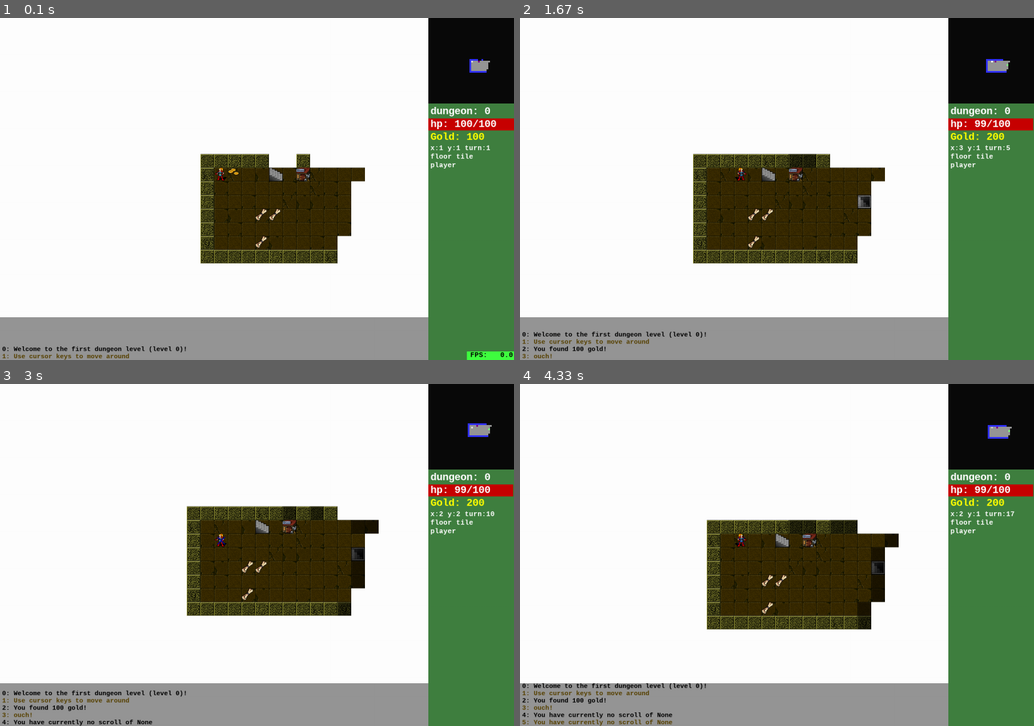
Above: before the commit, frames 1-4 (two rows, left to right).
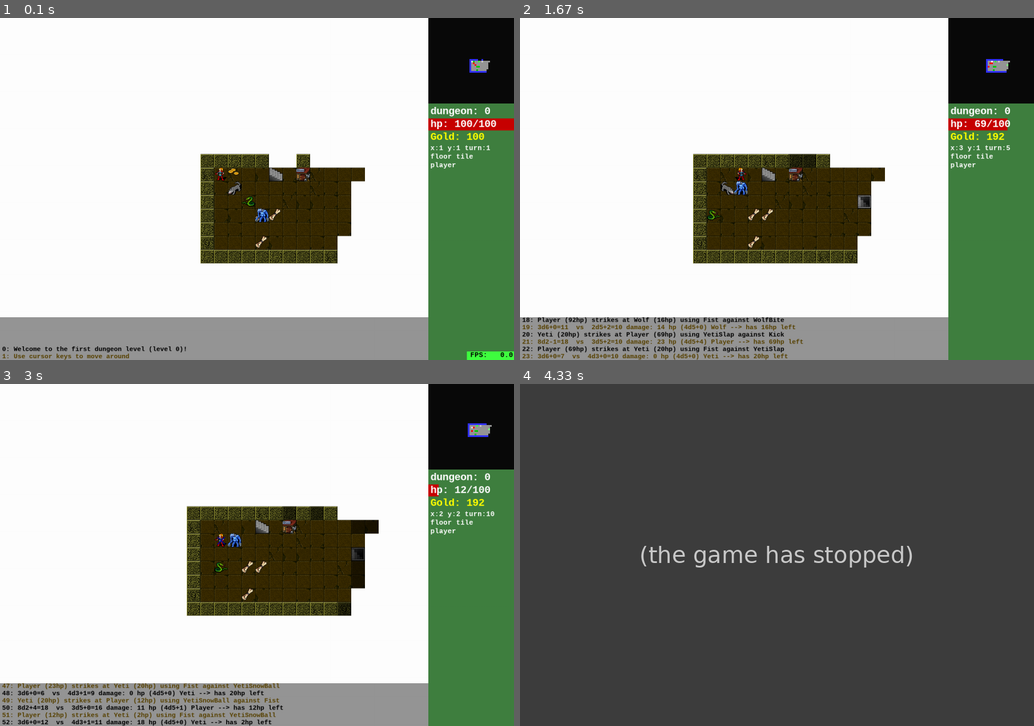
Above: after the commit, the same moments.

Repository: spheppner/roguebasin_python3
Game: pygame game, started from base_pygame_13.py
Two runs of this game, one before a commit and one after it. Both use one fixed random seed, a clock stepped at 60 frames per second and the inputs below.
Inputs:
- Up to frame 1 (0.1 s): no input
- Up to frame 2 (1.67 s): hold Right 0.33-0.8 s; tap 6 at 0.83 s; hold Up 1.17-1.47 s; hold W 1.17-1.47 s; tap Space at 1.23 s; tap 1 at 1.32 s
- Up to frame 3 (3 s): hold Left 2-2.53 s; hold A 2-2.53 s; tap Space at 2.07, 2.37, 2.63, 2.97 s; tap Right Ctrl at 2.15 s; hold Down 2.57-2.87 s; hold S 2.57-2.87 s; tap 1 at 2.72 s; hold Left from 2.9 s (still down); hold A from 2.9 s (still down)
- Up to frame 4 (4.33 s): tap Space at 3.27, 3.4, 3.8, 4.1 s; release Left at 3.3 s; release A at 3.3 s; hold Up 3.33-3.7 s; hold W 3.33-3.7 s; tap Right Ctrl at 3.48 s; hold Right from 3.73 s (still down); hold D from 3.73 s (still down); tap 1 at 3.88 s

The runs differ from the first frame. In frame 1, 0.2% of the frame differs, in the area x 44-94%, y 12-60%; in frame 2, 2.5%; in frame 3, 2.8%; in frame 4, 100%, in the area x 0-100%, y 0-100%.
After the commit the program exited at 3.75 s; later frames show no game.

Commit message:
better radarblips, monstersniffrange, itemsniffrange

Diff:
--- a/base_pygame_13.py
+++ b/base_pygame_13.py
@@ -427,11 +427,18 @@
 
 
 
-
-class Scroll(Object):
+class Item(Object):
+    """an item that you can pick up"""
+
+    def _overwrite(self):
+        self.color = (255,165,0) # orange
+        self.weight = 0
+
+class Scroll(Item):
     """a scroll with a spell on it"""
 
     def _overwrite(self):
+        super()._overwrite()
         self.color = (200, 200, 0)
         self.char = "i"
         self.hint = "consumable magic scroll "
@@ -441,10 +448,11 @@
                                     "fireball", "fireball", "fireball"))
         # disarm onfuse hurt bleed combat bless defense bless bull strenght dragon strenght superman
 
-class Gold(Object):
+class Gold(Item):
     """a heap of gold"""
 
     def _overwrite(self):
+        super()._overwrite()
         self.color = (200,200,0)
         self.char="*"
         self.value = random.randint(1,100)
@@ -523,6 +531,7 @@
 class Wolf(Monster):
 
     def _overwrite(self):
+        super()._overwrite()
         self.char = "W"
         self.aggro = 5
         self.hitpoints = 30
@@ -534,9 +543,11 @@
         self.image_name = "direwolf"
 
 
+
 class Snake(Monster):
 
     def _overwrite(self):
+        super()._overwrite()
         self.char = "S"
         self.aggro = 2
         self.hitpoints = 20
@@ -550,6 +561,7 @@
 class Yeti(Monster):
 
     def _overwrite(self):
+        super()._overwrite()
         self.char = "Y"
         self.aggro = 4
         self.hitpoints = 20
@@ -563,6 +575,7 @@
 class Dragon(Monster):
 
     def _overwrite(self):
+        super()._overwrite()
         self.char = "D"
         self.aggro = 6
         self.hitpoints = 50
@@ -588,7 +601,10 @@
         self.gold = 100
         self.scrolls = {}
         self.scroll_list = []
+        self.victims = {}
         self.image_name = "arch-mage"
+        self.sniffrange_monster = 4
+        self.sniffrange_items = 6
 
     def calculate_scroll_list(self):
         """returns a list of (key, spell name, number of scrolls) tuples"""
@@ -635,10 +651,10 @@
         Game.cursor_x = self.player.x
         Game.cursor_y = self.player.y
         # Monster(2,2,0)
-        #Wolf(2, 2, 0)
-        #Snake(3, 3, 0)
-        #Yeti(4, 4, 0)
-        #Dragon(25, 5, 0)
+        Wolf(2, 2, 0)
+        Snake(3, 3, 0)
+        Yeti(4, 4, 0)
+        Dragon(30, 5, 0)
         Shop(7,1,0)
         Gold(2,1,0)
         for _ in range(15):
@@ -660,9 +676,11 @@
 
     def new_turn(self):
         self.turn += 1
-        for o in Game.objects.values():
-            if o.z == self.player.z and o != self.player and o.hitpoints > 0 and isinstance(o, Monster):
-                self.move_monster(o)
+        #for o in Game.objects.values():
+        #    if o.z == self.player.z and o != self.player and o.hitpoints > 0 and isinstance(o, Monster):
+        #problem: move_monster can lead to a fight, monster may die and removed from Game.objects, while iterating over Game.objects
+        for m in [o for o in Game.objects.values() if o.z == self.player.z and o != self.player and o.hitpoints > 0 and isinstance(o, Monster)]:
+            self.move_monster(m)
 
     def player_has_new_position(self):
         """called after postion change of player,
@@ -752,9 +770,24 @@
 
 
     def fight(self, a, b):
-        self.strike(a, b)
+        self.strike(a, b)   # first strike
         if b.hitpoints > 0:
-            self.strike(b, a)
+            self.strike(b, a)  # counterstrike
+        # remove dead monsters from game
+        for monster in (a, b):  # a monster is a Game.object.value, the key is it's number
+            if monster != self.player and monster.hitpoints <= 0:
+                name = monster.__class__.__name__
+                if name not in self.player.victims:
+                    self.player.victims[name] = 1
+                else:
+                    self.player.victims[name] += 1
+                del Game.objects[monster.number]
+
+
+
+
+
+
         # big images
         #if a == self.player:
         #    Game.friend_image = "arch-mage-attack"
@@ -870,6 +903,12 @@
                 if char == "*":
                     row.append(Tile("."))
                     Gold(x,y,z, char)
+                if char == "M":
+                    row.append(Tile("."))
+                    if random.random() < 0.5:
+                        Wolf(x,y,z)
+                    else:
+                        Snake(x,y,z)
             level.append(row)
         try:
             Game.dungeon[z] = level
@@ -1280,17 +1319,15 @@
 
     def create_tiles(self):
         """load tilemap images and create tiles for blitting"""
-
-        player_img = pygame.image.load(
-            os.path.join("data", "player.png"))  # spritesheed, mostly 32x32, figures looking to the left
-        player_img.convert_alpha()
-        self.walls_img = pygame.image.load(os.path.join("data", "wall.png"))  # spritesheet 32x32 pixel
-        self.floors_img = pygame.image.load(os.path.join("data", "floor.png"))  # spritesheet 32x32 pixel
+        # those are sprite-sheets, taken from dungeon crawl
+        player_img = pygame.image.load(os.path.join("data", "player.png")).convert_alpha()  # spritesheed, mostly 32x32, figures looking to the left
+        self.walls_img = pygame.image.load(os.path.join("data", "wall.png")).convert_alpha()  # spritesheet 32x32 pixel
+        self.floors_img = pygame.image.load(os.path.join("data", "floor.png")).convert_alpha()  # spritesheet 32x32 pixel
         self.walls_dark_img = self.walls_img.copy()
         self.floors_dark_img = self.floors_img.copy()
-        feats_img = pygame.image.load(os.path.join("data", "feat.png"))
+        feats_img = pygame.image.load(os.path.join("data", "feat.png")).convert_alpha()
         feats_dark_img = feats_img.copy()
-        main_img = pygame.image.load(os.path.join("data", "main.png"))
+        main_img = pygame.image.load(os.path.join("data", "main.png")).convert_alpha()
         main_dark_img = main_img.copy()
         # blit a darker picture over the original to darken
         darken_percent = .50
@@ -1299,6 +1336,7 @@
             dark = pygame.surface.Surface(original.get_size()).convert_alpha()
             dark.fill((0, 0, 0, darken_percent * 255))
             copy.blit(dark, (0, 0))  # blit dark surface over original
+            copy.convert_alpha()
 
         # ---- tiles for Monsters are tuples. first item looks to the left, second item looks to the right
         # self.wolf_tile = make_text("W", font_color=(100, 100, 100), grid_size=self.grid_size)[0]
@@ -1506,11 +1544,11 @@
                         corr_y = (self.grid_size[1] - c.get_size()[1])//2
 
 
-                    if o == self.game.player:
-                        self.screen.blit(c, (self.pcx+corr_x, self.pcy+corr_y))  # blit the player always in middle of screen
-                    else:
-                        o.explored = True
-                        self.tile_blit(c, o.x, o.y, corr_x, corr_y)
+                    #if o == self.game.player:
+                    #    self.screen.blit(c, (self.pcx+corr_x, self.pcy+corr_y))  # blit the player always in middle of screen
+                    #else:
+                    o.explored = True
+                    self.tile_blit(c, o.x, o.y, corr_x, corr_y)
                     break  # one monster per tile is enough
 
     def draw_radar(self):
@@ -1524,28 +1562,41 @@
             for y in range(self.game.player.y - delta_tiles, self.game.player.y + delta_tiles + 1):
                 if y < 0:
                     continue
+                distance = ( (x-self.game.player.x)**2 + (y-self.game.player.y)**2 )** 0.5
                 try:
                     t = Game.dungeon[self.game.player.z][y][x]
                 except:
                     continue
+                color = (10, 10, 10) # black
+                dx = -(x - self.game.player.x) * self.radarblipsize
+                dy = -(y - self.game.player.y) * self.radarblipsize
                 if t.explored:
                     if t.block_movement:
                         color = (50, 50, 250)  # blue wall
                     else:
                         color = (150, 150, 150)  # light grey corridor
-                    dx = -(x - self.game.player.x) * self.radarblipsize
-                    dy = -(y - self.game.player.y) * self.radarblipsize
-                    pygame.draw.rect(self.radarscreen, color,
-                                     (self.rcx - dx, self.rcy - dy, self.radarblipsize, self.radarblipsize))
+                    #pygame.draw.rect(self.radarscreen, color,
+                    #                 (self.rcx - dx, self.rcy - dy, self.radarblipsize, self.radarblipsize))
                 # ---if a stair is there, paint it (if explored) ---
                 for o in Game.objects.values():
-                    if o.z == self.game.player.z and o.y == y and o.x == x and isinstance(o, Stair) and o.explored:
-                        if o.char == ">":
-                            color = (128, 255, 128)
-                        else:
-                            color = (128, 0, 128)
-                        pygame.draw.rect(self.radarscreen, color,
-                                         (self.rcx - dx, self.rcy - dy, self.radarblipsize, self.radarblipsize))
+                    if o.z == self.game.player.z and o.y == y and o.x == x:
+                        if isinstance(o, Stair) and o.explored:
+                            if o.char == ">":
+                                color = (128, 255, 128)
+                            else:
+                                color = (64, 255, 64)
+                        elif isinstance(o, Shop) and o.explored:
+                            color = (200,200,200)
+                        elif isinstance(o, Item):
+                            if Game.fov_map[y][x] or distance < self.game.player.sniffrange_items:
+                                 color = (0,200,0)
+                        elif isinstance(o, Monster):
+                            if Game.fov_map[y][x] or distance < self.game.player.sniffrange_monster:
+                                 color = (255,0,0)
+
+
+                pygame.draw.rect(self.radarscreen, color,
+                        (self.rcx - dx, self.rcy - dy, self.radarblipsize, self.radarblipsize))
         # make withe glowing dot at center of radarmap
         white = random.randint(200, 255)
         color = (white, white, white)
@@ -1611,8 +1662,8 @@
 
         # ---- magic scrolls -----
         if len(self.game.player.scrolls) > 0:
-            write(self.panelscreen, text=" Magic Scrolls ", color=(80,0,80),
-                  font_size = 22, x=5, y=y)
+            write(self.panelscreen, text="Magic: use CTRL+", color=(80,0,80),
+                  font_size = 20, x=5, y=y)
             y += 20
         for key, spell, number in self.game.player.scroll_list:
             t = "{}: {} x {}".format(key, spell, number)
@@ -1908,6 +1959,9 @@
         # -----------------------------------------------------
         pygame.mouse.set_visible(True)
         pygame.quit()
+        print("you killed:")
+        for v in self.game.player.victims:
+            print(v, self.game.player.victims[v])
 
 
 if __name__ == '__main__':
